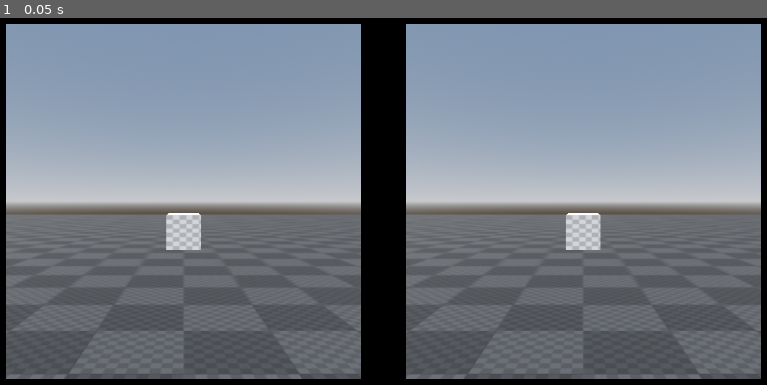
Above: before the commit, frame 1.
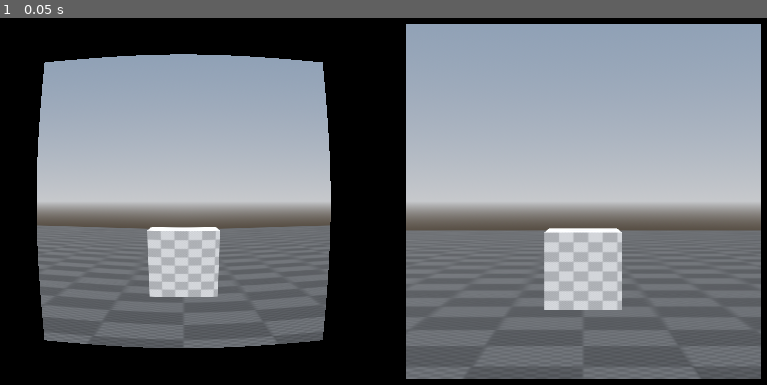
Above: after the commit, the same moment.

Repository: created-by-KHVL/VR-mobile-character-controller-Godot-4
Game: Godot game, scene res://Scenes/Environment.tscn
Same seed, same stepped clock (60 frames per second), same inputs: the game is played once before the commit and once after it.
Inputs:
- Up to frame 1 (0.05 s): no input

The runs differ from the first frame. In frame 1, 27% of the frame differs, in the area x 0-100%, y 1-99%.

Commit message:
Added shader
Added Barrrel distortion shader to TextureRect nodes

Diff:
--- a/Scenes/VR_Player.tscn
+++ b/Scenes/VR_Player.tscn
@@ -1,13 +1,19 @@
-[gd_scene load_steps=9 format=3 uid="uid://cdo3wnnhj4rht"]
+[gd_scene load_steps=11 format=3 uid="uid://cdo3wnnhj4rht"]
 
-[ext_resource type="Script" path="res://Scripts/VR_player_controller.gd" id="1_f5evh"]
-[ext_resource type="Script" path="res://Scripts/VR_camera.gd" id="2_egjiq"]
+[ext_resource type="Script" uid="uid://dwv0rbjb8ubvy" path="res://Scripts/VR_player_controller.gd" id="1_f5evh"]
+[ext_resource type="Script" uid="uid://c3725tpmd4w2p" path="res://Scripts/VR_camera.gd" id="2_egjiq"]
+[ext_resource type="Shader" uid="uid://botr4oijaimvf" path="res://UI/Lens_barrel_distiortion.gdshader" id="2_g0cep"]
 
 [sub_resource type="Gradient" id="Gradient_as5k3"]
 colors = PackedColorArray(0, 0, 0, 1, 0, 0, 0, 1)
 
 [sub_resource type="GradientTexture1D" id="GradientTexture1D_aoa37"]
 gradient = SubResource("Gradient_as5k3")
+
+[sub_resource type="ShaderMaterial" id="ShaderMaterial_qs53n"]
+shader = ExtResource("2_g0cep")
+shader_parameter/distortion_strength = 0.5
+shader_parameter/distortion_radius = 1.0
 
 [sub_resource type="ViewportTexture" id="ViewportTexture_3wrse"]
 viewport_path = NodePath("SubViewport")
@@ -50,10 +56,15 @@
 offset_bottom = 40.0
 
 [node name="TextureRect" type="TextureRect" parent="UI/Left_eye_control"]
+material = SubResource("ShaderMaterial_qs53n")
 layout_mode = 1
 anchors_preset = 15
 anchor_right = 1.0
 anchor_bottom = 1.0
+offset_left = -236.0
+offset_top = -236.0
+offset_right = 236.0
+offset_bottom = 236.0
 grow_horizontal = 2
 grow_vertical = 2
 pivot_offset = Vector2(256, 256)
@@ -70,6 +81,10 @@
 anchors_preset = 15
 anchor_right = 1.0
 anchor_bottom = 1.0
+offset_left = -236.0
+offset_top = -236.0
+offset_right = 236.0
+offset_bottom = 236.0
 grow_horizontal = 2
 grow_vertical = 2
 pivot_offset = Vector2(256, 256)
@@ -87,6 +102,7 @@
 [node name="SubViewport" type="SubViewport" parent="."]
 
 [node name="VR_Camera" type="Camera3D" parent="SubViewport" node_paths=PackedStringArray("player_camera", "left_eye_control", "right_eye_control", "subview_port")]
+fov = 37.8493
 script = ExtResource("2_egjiq")
 player_camera = NodePath("../../Player_camera")
 left_eye_control = NodePath("../../UI/Left_eye_control")
--- /dev/null
+++ b/UI/Lens_barrel_distiortion.gdshader
@@ -0,0 +1,25 @@
+shader_type canvas_item;
+
+uniform float distortion_strength : hint_range(-2.0, 2.0) = 0.5;
+uniform float distortion_radius : hint_range(0.0, 1.0) = 1.0;
+
+void fragment() {
+	vec2 uv = UV - vec2(0.5);
+	float dist = length(uv);
+	if (dist < distortion_radius){
+		float amount = dist / distortion_radius;
+		vec2 distorted_uv = uv * (1.0 + amount * distortion_strength) + vec2(0.5);
+
+		if (distorted_uv.x < 0.0 || distorted_uv.x > 1.0 || distorted_uv.y < 0.0 || distorted_uv.y > 1.0){
+
+			COLOR = vec4(0.0, 0.0, 0.0, 1.0); // black color
+		}
+		else{
+			COLOR = texture(TEXTURE, distorted_uv);
+		}
+	}
+	else{
+		COLOR = texture(TEXTURE, UV);
+	}
+
+}
Not shown, added: UI/Lens_barrel_distiortion.gdshader.uid
